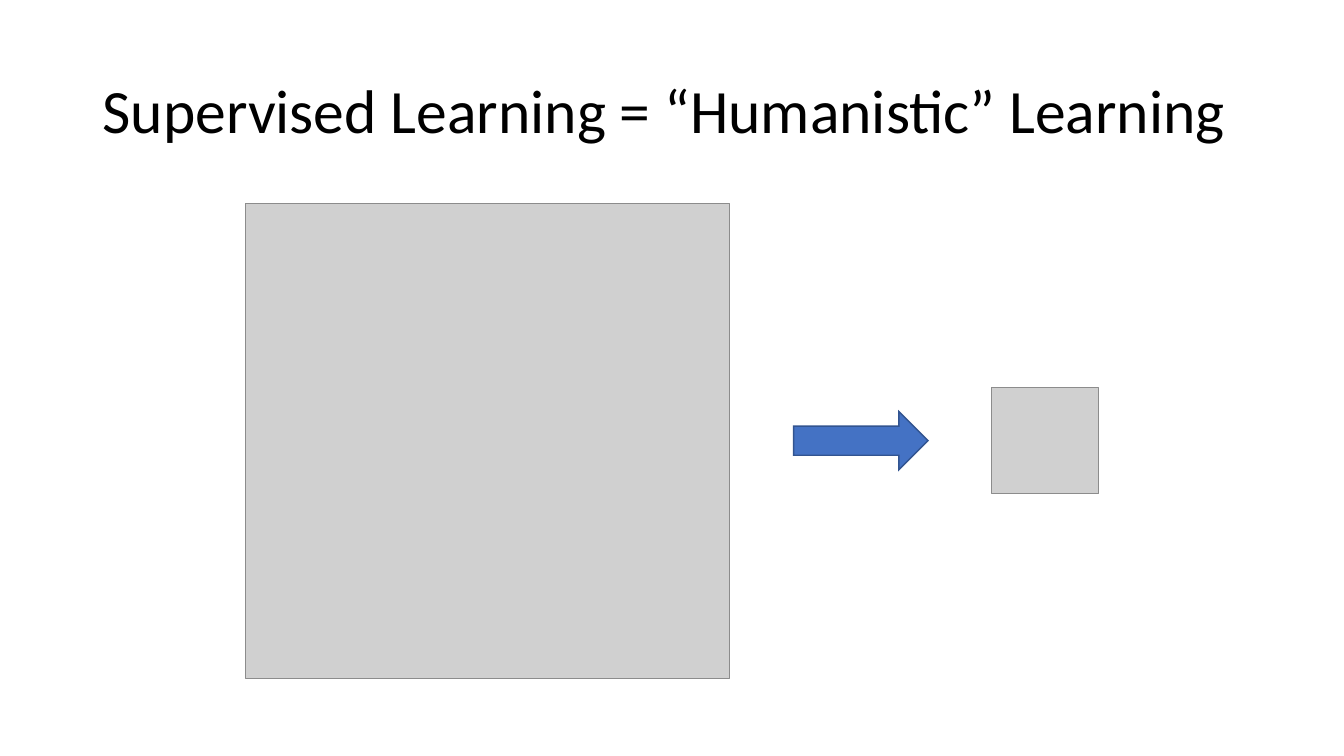
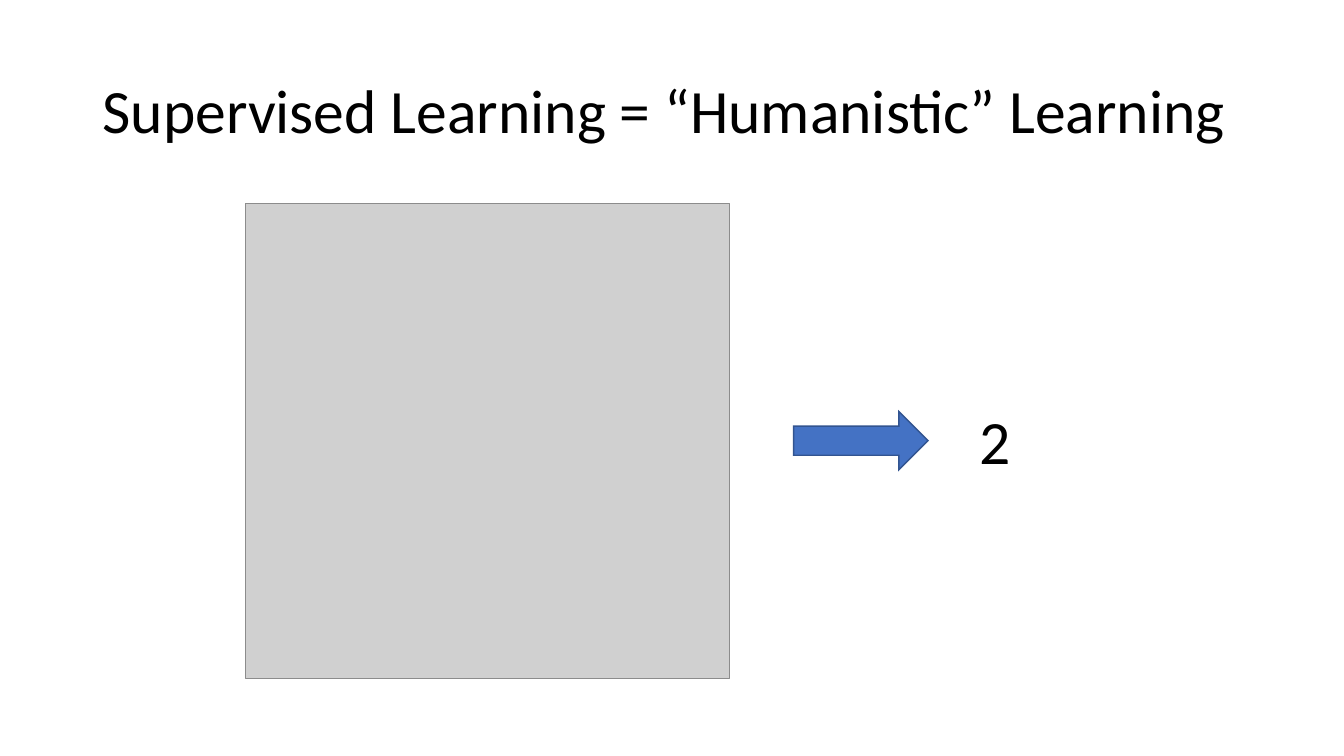
Before and after one commit to andy-j-block/census_income_predictions, a slide deck: slide 5 of slide_deck.pptx (slide 4 before the commit). Drawn at 1344x756 pixels with LibreOffice and Linux fonts; fonts in the diff are those of the drawing; grey boxes stand for pictures. Boxes give left, top, right and bottom in pixels: in the first picture for what was removed or moved away, otherwise in the second. Text is boxed around its words. In the diff, an @@ line names an element or a change of style, - is before the commit and + after.

```diff
--- a/slide_deck.pptx
+++ b/slide_deck.pptx
@@ picture removed at (992,388,1099,494) @@
@@ text added at (979,424,1010,464), 44 pt, text #000000 @@
+2
```
Also in this commit, not shown: 5 other slides changed, 1 slide added, 3 other files.
